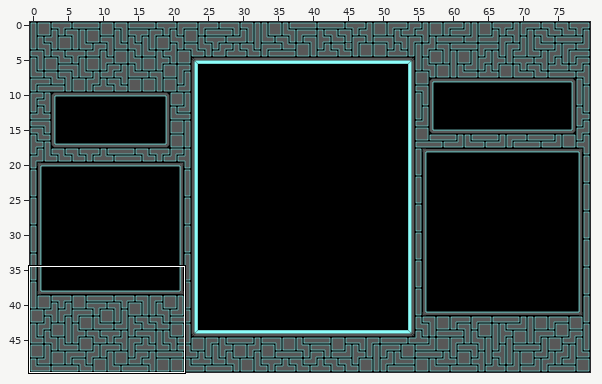
Tiled map -- tetris/assets/Play/mapa.tmx. Above, an overview of the earlier version with the close-up marked.
Close-up. Old version:
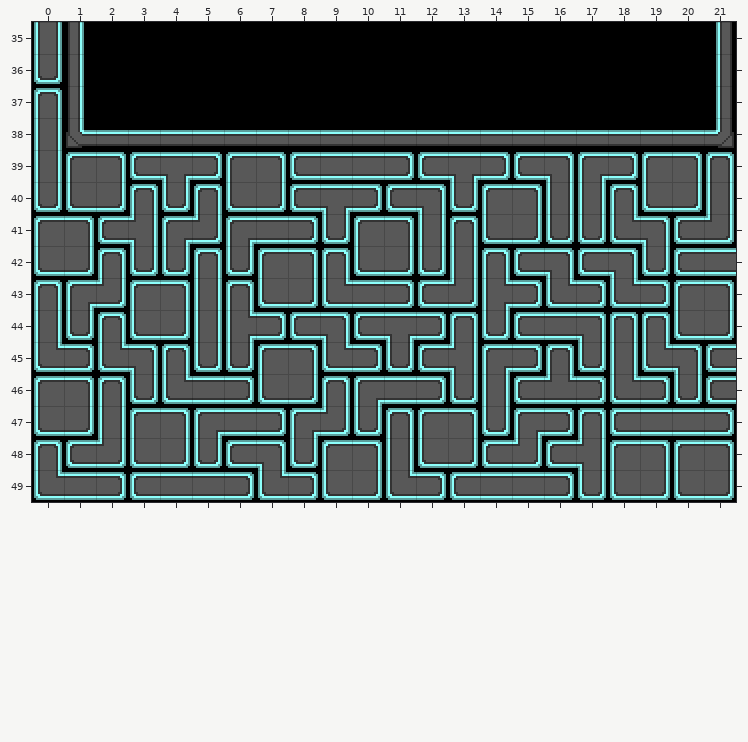
Cells are 16x16 px. Shown: x 0..21, y 35..49. The commit also changed other parts of the map, which this record leaves out.
New version:
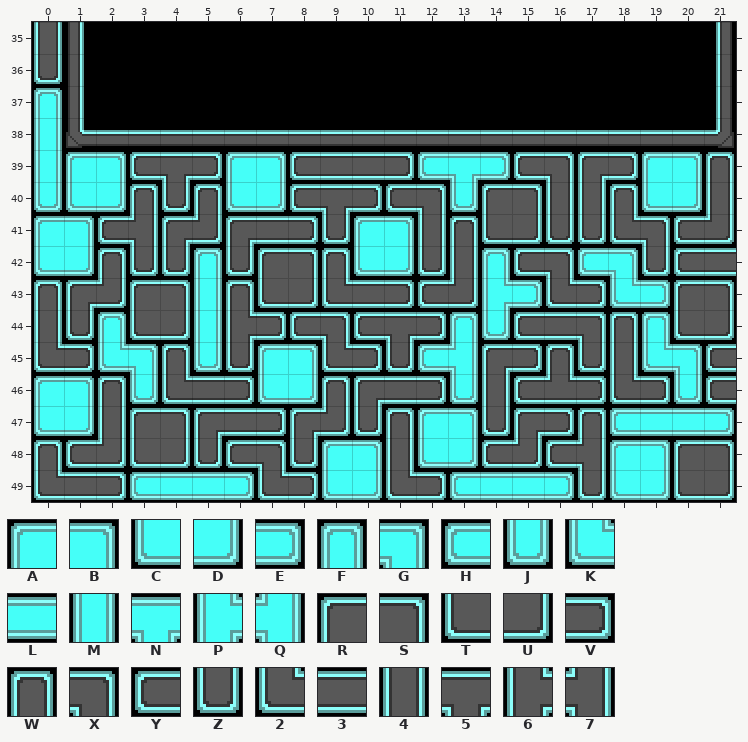
Key: from "tile_set": A 60, B 61, C 64, D 65, E 68, F 69, G 71, H 72, J 73, K 74, L 76, M 77, N 78, P 82, Q 83; from "tilesss": R 32, S 33, T 36, U 37, V 40, W 41, X 43, Y 44, Z 45, 2 46, 3 48, 4 49, 5 50, 6 54, 7 55.
_ is an empty cell.
The exact change:
{"where": "layer \"layer\""}
{"y":37,"x":0,"old":"W","new":"F"}
{"y":38,"x":0,"old":"4","new":"M"}
{"y":39,"x":0,"old":"4RS","new":"MAB"}
{"y":39,"x":6,"old":"RS","new":"AB"}
{"y":39,"x":12,"old":"Y5V","new":"HNE"}
{"y":39,"x":19,"old":"RS","new":"AB"}
{"y":40,"x":0,"old":"ZTU","new":"JCD"}
{"y":40,"x":6,"old":"TU","new":"CD"}
{"y":40,"x":13,"old":"Z","new":"J"}
{"y":40,"x":19,"old":"TU","new":"CD"}
{"y":41,"x":0,"old":"RS","new":"AB"}
{"y":41,"x":10,"old":"RS","new":"AB"}
{"y":42,"x":0,"old":"TU","new":"CD"}
{"y":42,"x":5,"old":"W","new":"F"}
{"y":42,"x":10,"old":"TU","new":"CD"}
{"y":42,"x":14,"old":"W","new":"F"}
{"y":42,"x":17,"old":"YX","new":"HG"}
{"y":43,"x":5,"old":"4","new":"M"}
{"y":43,"x":14,"old":"6V","new":"PE"}
{"y":43,"x":18,"old":"2V","new":"KE"}
{"y":44,"x":2,"old":"W","new":"F"}
{"y":44,"x":5,"old":"4","new":"M"}
{"y":44,"x":13,"old":"WZ","new":"FJ"}
{"y":44,"x":19,"old":"W","new":"F"}
{"y":45,"x":2,"old":"2X","new":"KG"}
{"y":45,"x":5,"old":"Z","new":"J"}
{"y":45,"x":7,"old":"RS","new":"AB"}
{"y":45,"x":12,"old":"Y7","new":"HQ"}
{"y":45,"x":19,"old":"2X","new":"KG"}
{"y":46,"x":0,"old":"RS","new":"AB"}
{"y":46,"x":3,"old":"Z","new":"J"}
{"y":46,"x":7,"old":"TU","new":"CD"}
{"y":46,"x":13,"old":"Z","new":"J"}
{"y":46,"x":20,"old":"Z","new":"J"}
{"y":47,"x":0,"old":"TU","new":"CD"}
{"y":47,"x":12,"old":"RS","new":"AB"}
{"y":47,"x":18,"old":"Y33V","new":"HLLE"}
{"y":48,"x":9,"old":"RS","new":"AB"}
{"y":48,"x":12,"old":"TU","new":"CD"}
{"y":48,"x":18,"old":"RS","new":"AB"}
{"y":49,"x":3,"old":"Y33V","new":"HLLE"}
{"y":49,"x":9,"old":"TU","new":"CD"}
{"y":49,"x":13,"old":"Y33V","new":"HLLE"}
{"y":49,"x":18,"old":"TU","new":"CD"}
